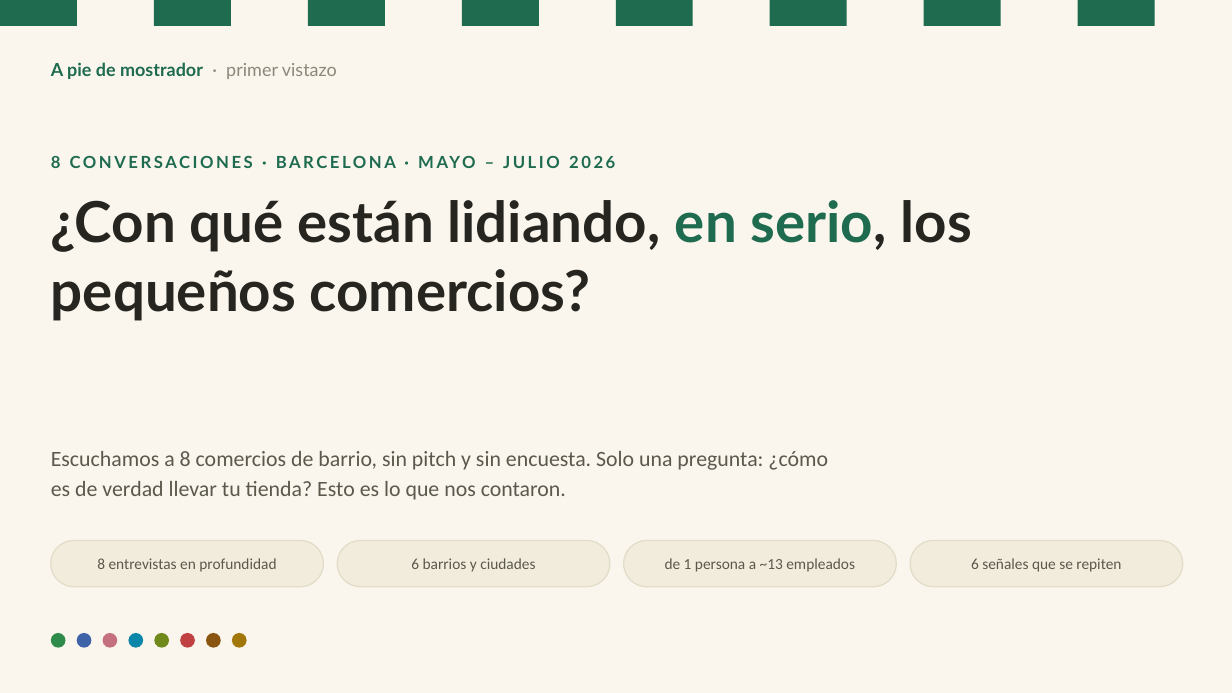
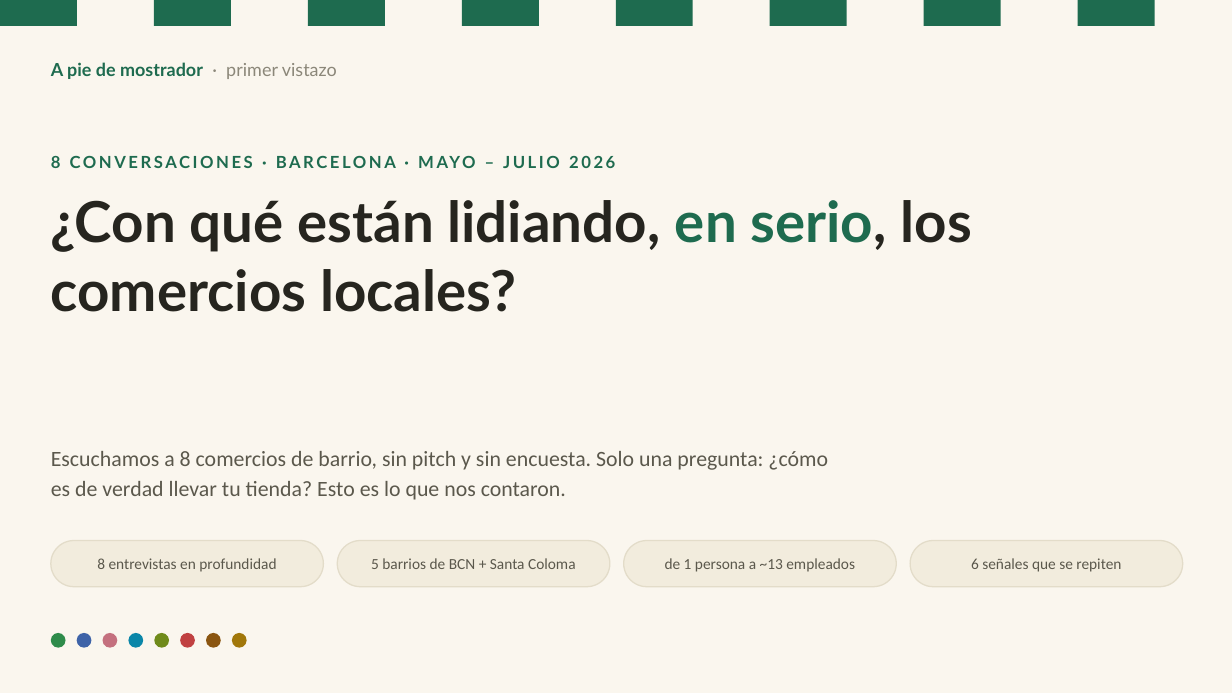
Before and after one commit to chpmoreno/apiedemostrador, a slide deck: slide 1 of apiedemostrador-deck.pptx. Drawn at 1232x693 pixels with LibreOffice and Linux fonts; fonts in the diff are those of the drawing. Boxes give left, top, right and bottom in pixels: in the first picture for what was removed or moved away, otherwise in the second. Text is boxed around its words. In the diff, an @@ line names an element or a change of style, - is before the commit and + after.

```diff
--- a/apiedemostrador-deck.pptx
+++ b/apiedemostrador-deck.pptx
@@ text at [51,200,972,312]: text changed @@
-¿Con qué están lidiando, en serio, los pequeños comercios?
+¿Con qué están lidiando, en serio, los comercios locales?
@@ text at [371,558,576,569]: text changed @@
-6 barrios y ciudades
+5 barrios de BCN + Santa Coloma
```
Also in this commit, not shown: 1 other slide changed, 2 other files.
